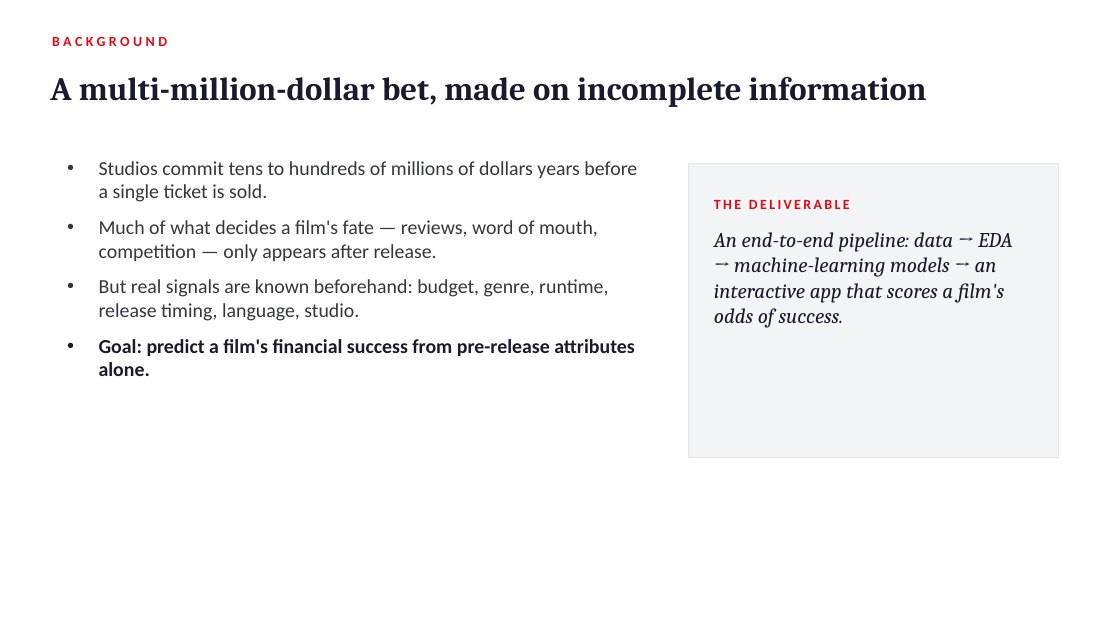
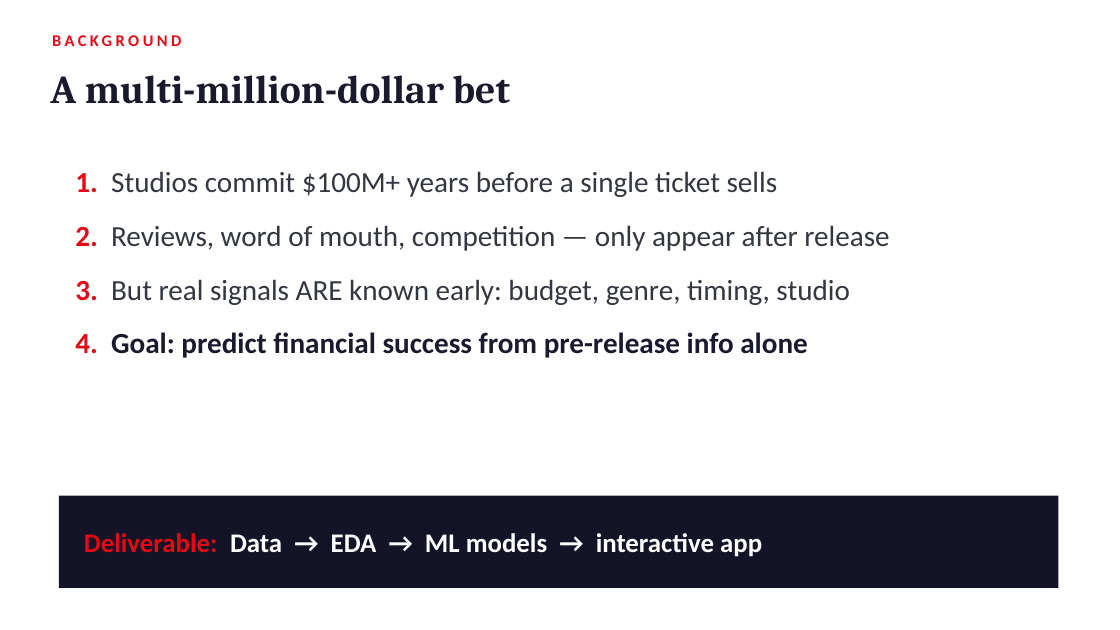
Before and after one commit to bdspeicher12/UMBC-DATA606-Capstone, a slide deck: slide 2 of docs/final_presentation.pptx. Drawn at 1120x630 pixels with LibreOffice and Linux fonts; fonts in the diff are those of the drawing. Boxes give left, top, right and bottom in pixels: in the first picture for what was removed or moved away, otherwise in the second. Text is boxed around its words. In the diff, an @@ line names an element or a change of style, - is before the commit and + after.

```diff
--- a/docs/final_presentation.pptx
+++ b/docs/final_presentation.pptx
@@ text "BACKGROUND" at (52, 35, 181, 46): size 12 to 14 pt @@
@@ text at (50, 75, 510, 104): text changed; size 28 to 34 pt @@
-A multi-million-dollar bet, made on incomplete information
+A multi-million-dollar bet
@@ text at (75, 171, 889, 358): text changed; size 17 to 25 pt @@
-• Studios commit tens to hundreds of millions of dollars years before a single ticket is sold.
-• Much of what decides a film's fate — reviews, word of mouth, competition — only appears after release.
-• But real signals are known beforehand: budget, genre, runtime, release timing, language, studio.
-• Goal: predict a film's financial success from pre-release attributes alone.
+1. Studios commit $100M+ years before a single ticket sells
+2. Reviews, word of mouth, competition — only appear after release
+3. But real signals ARE known early: budget, genre, timing, studio
+4. Goal: predict financial success from pre-release info alone
@@ text removed at (714, 232, 1013, 328) @@
-An end-to-end pipeline: data → EDA → machine-learning models → an interactive app that scores a film's odds of success.
@@ rectangle: place and size @@
-rectangle at (689, 164, 1059, 458)
+rectangle at (59, 496, 1059, 588)
@@ rectangle at (59, 496, 1059, 588): fill #F3F4F6 to #141428; outline #E3E6EA 1 pt to none @@
@@ text at (84, 533, 762, 557): text changed; size 12 to 23 pt; text colour #E50914 to #FFFFFF @@
-THE DELIVERABLE
+Deliverable: Data → EDA → ML models → interactive app
```
Also in this commit, not shown: 5 other slides changed, 9 slides added, 10 slides removed, 1 other file.
